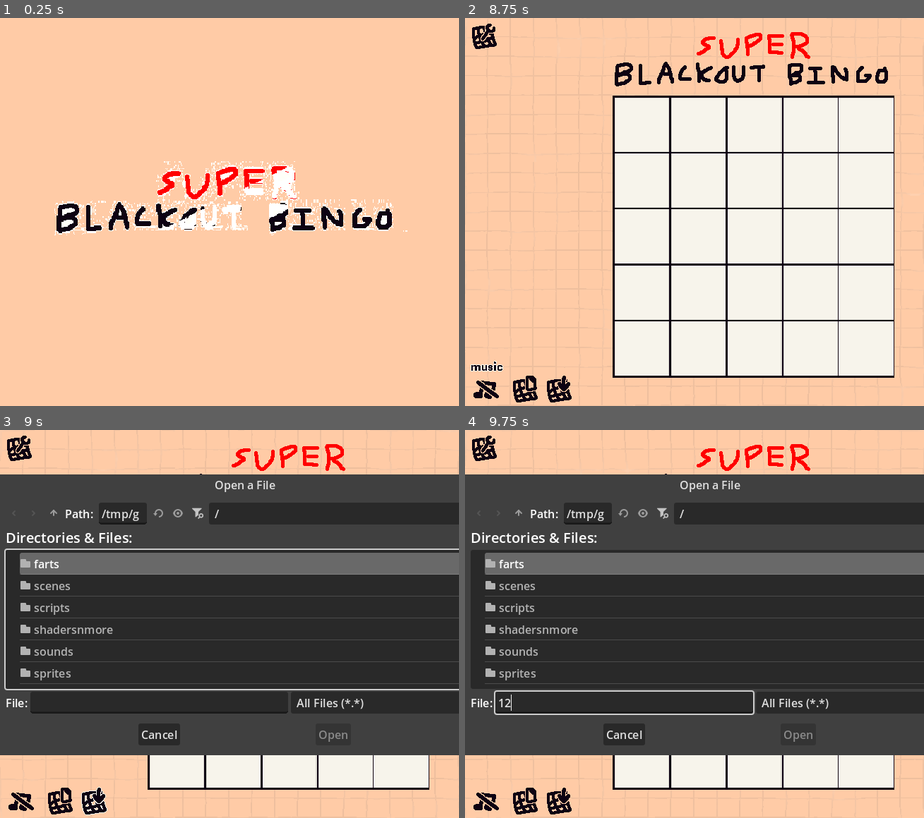
Above: before the commit, frames 1-4 (two rows, left to right).
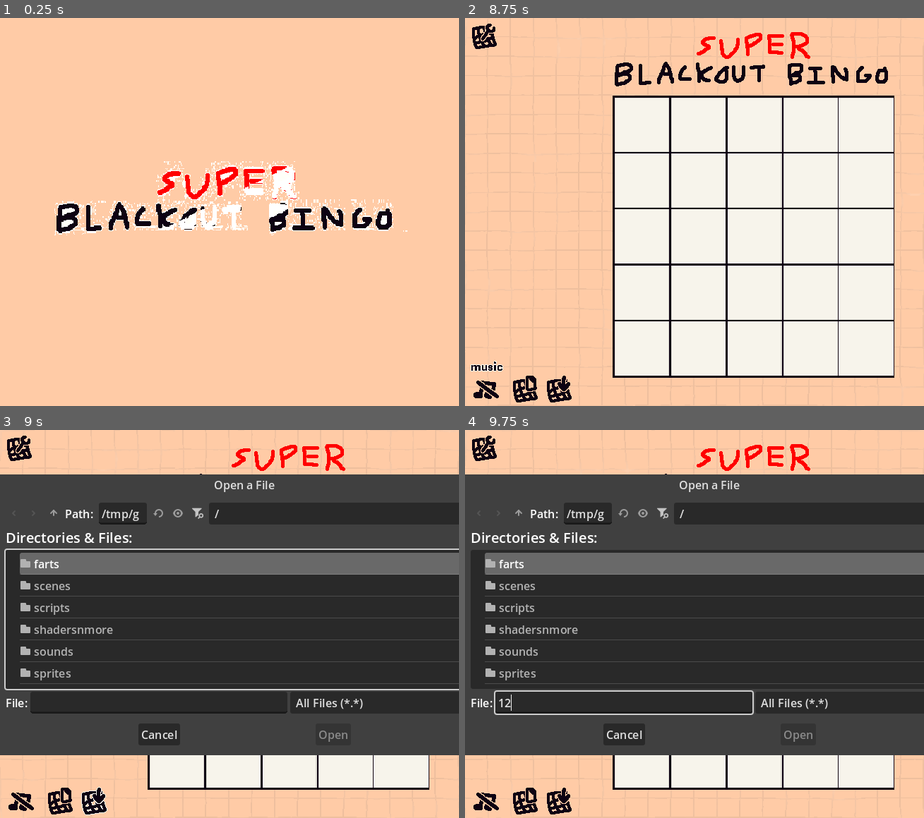
Above: after the commit, the same moments.

Repository: selar-owo/super-vrshit-blackout-bingo
Game: Godot game, scene res://scenes/bingler.tscn
Same seed, same stepped clock (60 frames per second), same inputs: the game is played once before the commit and once after it.
Inputs (mouse positions are in pixels of both pictures, inside the frame that each line leads up to):
- Up to frame 1 (0.25 s): no input
- Up to frame 2 (8.75 s): click (644, 126) at 0.52 s; click (483, 37) at 1.25 s; click (644, 126) at 2.02 s; click (483, 37) at 2.75 s; click (483, 37) at 3.5 s; click (644, 126) at 4.27 s; click (483, 37) at 5 s; click (483, 37) at 5.75 s; move the mouse to (795, 192) at 6.52 s; tap Enter at 7.25 s; move the mouse to (602, 231) at 7.27 s; click (483, 390) at 8 s
- Up to frame 3 (9 s): click (91, 802) at 8.75 s
- Up to frame 4 (9.75 s): click (625, 701) at 9.52 s; type "12" at 9.6 s

Frames 1-2 are identical in both runs. In frame 3, 0.3% of the frame differs, in the area x 46-80%, y 13-74%; in frame 4, 0.3%.

Commit message:
Big Time shitter

Diff:
--- /dev/null
+++ b/node_2d.tscn
@@ -0,0 +1,66 @@
+[gd_scene load_steps=8 format=3 uid="uid://bdrwwytjhf4hw"]
+
+[ext_resource type="Texture2D" uid="uid://cu2vqqjx1kisy" path="res://sprites/Gradient.png" id="1_0e48y"]
+[ext_resource type="Shader" uid="uid://blldy8mn5itgd" path="res://shadersnmore/waber.gdshader" id="2_0e48y"]
+
+[sub_resource type="FastNoiseLite" id="FastNoiseLite_epypp"]
+
+[sub_resource type="NoiseTexture2D" id="NoiseTexture2D_0hol4"]
+noise = SubResource("FastNoiseLite_epypp")
+
+[sub_resource type="FastNoiseLite" id="FastNoiseLite_q6r6c"]
+
+[sub_resource type="NoiseTexture2D" id="NoiseTexture2D_kdubu"]
+noise = SubResource("FastNoiseLite_q6r6c")
+
+[sub_resource type="ShaderMaterial" id="ShaderMaterial_d21ai"]
+shader = ExtResource("2_0e48y")
+shader_parameter/waterNoise = SubResource("NoiseTexture2D_kdubu")
+shader_parameter/waterDistortionNoise = SubResource("NoiseTexture2D_0hol4")
+shader_parameter/waterColor = Color(0.117, 0.27, 0.58, 1)
+shader_parameter/colorCorection = 0.35
+shader_parameter/distortionForce = 0.064
+shader_parameter/WDBrightness = 1.5
+shader_parameter/WDFreq = 0.6
+shader_parameter/WDSize = 0.9
+shader_parameter/WDSpeed = 4.0
+shader_parameter/tiling = Vector2(1, 1)
+shader_parameter/offSetSpeed = Vector2(0.1, 0.1)
+shader_parameter/backGroundDirX = 0.041
+shader_parameter/backGroundDirY = 0.041
+
+[node name="Node2D" type="Node2D"]
+
+[node name="BG" type="ColorRect" parent="."]
+offset_right = 650.0
+offset_bottom = 550.0
+mouse_filter = 2
+color = Color(0.541306, 0.650925, 0.839844, 1)
+metadata/_edit_lock_ = true
+
+[node name="BGGradient" type="TextureRect" parent="BG"]
+self_modulate = Color(0.0706177, 0, 0.695313, 0.604)
+layout_mode = 1
+anchors_preset = 15
+anchor_right = 1.0
+anchor_bottom = 1.0
+grow_horizontal = 2
+grow_vertical = 2
+mouse_filter = 2
+texture = ExtResource("1_0e48y")
+
+[node name="EditingBGWater" type="ColorRect" parent="."]
+material = SubResource("ShaderMaterial_d21ai")
+offset_right = 650.0
+offset_bottom = 550.0
+mouse_filter = 2
+color = Color(1, 0.796, 0.651, 0)
+metadata/_edit_lock_ = true
+
+[node name="EditingBGDarkening" type="ColorRect" parent="EditingBGWater"]
+layout_mode = 0
+offset_right = 650.0
+offset_bottom = 550.0
+mouse_filter = 2
+color = Color(0, 0, 0, 0.425)
+metadata/_edit_lock_ = true
Not shown, changed: export_presets.cfg
Not shown: 1 places in scenes/bingler.tscn that only renumber resources
Binary file added: sprites/logo-export.png
Not shown, added: sprites/logo-export.png.import
